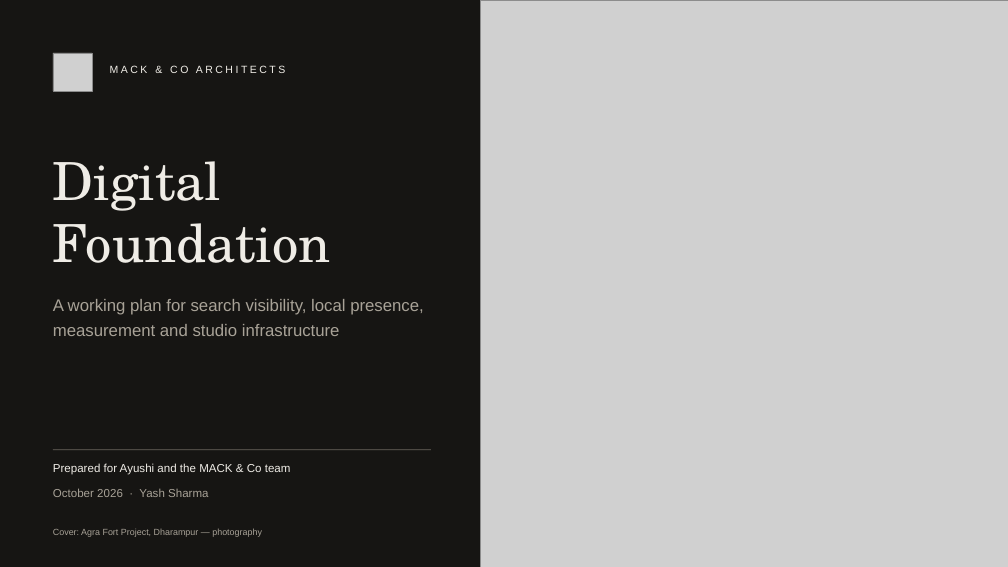
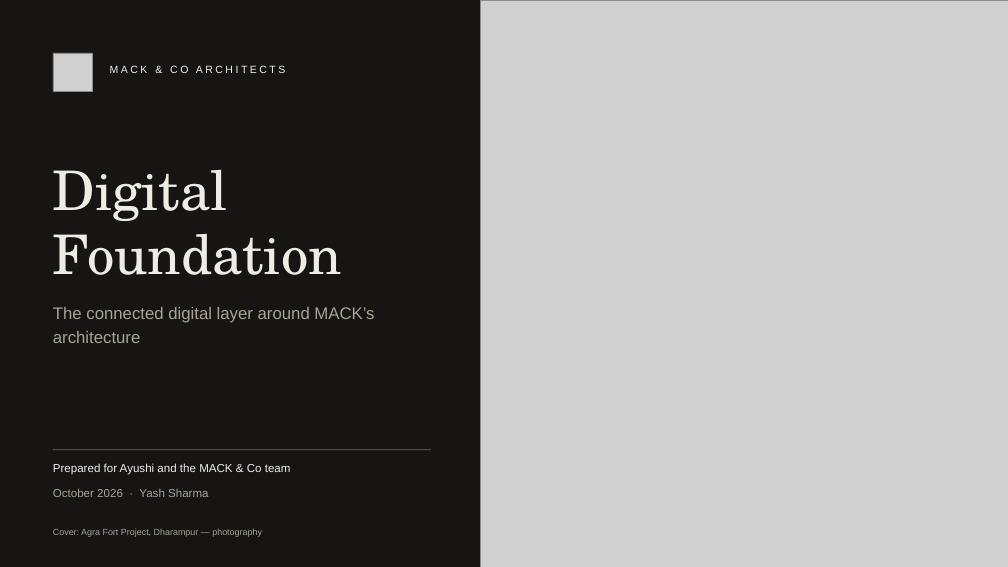
Before and after one commit to yashere69/mack-architecture, a slide deck: slide 1 of engagement/06-client-deck/MACK-Digital-Foundation.pptx. Drawn at 1008x567 pixels with LibreOffice and Linux fonts; fonts in the diff are those of the drawing; grey boxes stand for pictures. Boxes give left, top, right and bottom in pixels: in the first picture for what was removed or moved away, otherwise in the second. Text is boxed around its words. In the diff, an @@ line names an element or a change of style, - is before the commit and + after.

```diff
--- a/engagement/06-client-deck/MACK-Digital-Foundation.pptx
+++ b/engagement/06-client-deck/MACK-Digital-Foundation.pptx
@@ text "Digital": place and size @@
-text "Digital" at <box>53,161,331,263</box>
+text "Digital" at <box>53,170,342,275</box>
@@ text "Digital" at <box>53,170,342,275</box>: size 50 to 52 pt @@
@@ text at <box>53,307,374,343</box>: text changed @@
-A working plan for search visibility, local presence, measurement and studio infrastructure
+The connected digital layer around MACK’s architecture
```
Also in this commit, not shown: 8 slides added, 19 slides removed, 9 other files.
